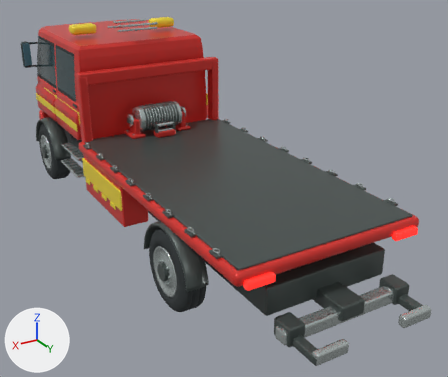
Renders of the Blender file source_blender/Bargare.blend from each side of a commit.
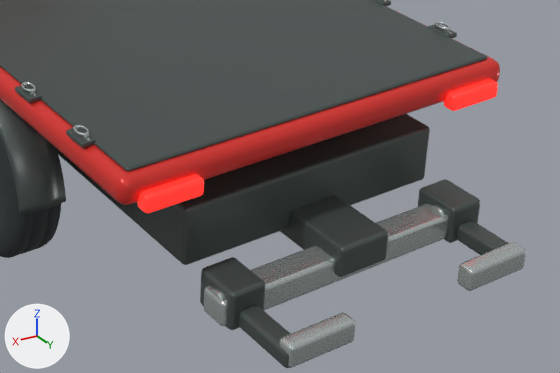
Each version is shown whole from a camera (50 mm lens) standing at (3.95, 8.17, 4.3) and looking at (-0.33, 1.04, 0.73), then close up on the part from 39% to 100% of the width and 50% to 98% of the height. Lighting does not change. The marker at lower left points along +X, +Y and +Z. The older version's two pictures come first.

Objects in the first close-up: 'All terrain tire.003', 'Chassis', 'Cradle pivot bracket', 'Cradle pivot bracket.001', 'Deck grip', 'Flatbed', 'Tail lamp', 'Tail lamp.001', 'Tyre retaining toe', 'Tyre retaining toe.001', 'Wheel arch moulding.003', 'Wheel cradle arm.001', 'Wheel lift', 'Wheel lift crossbar' and 10 more.
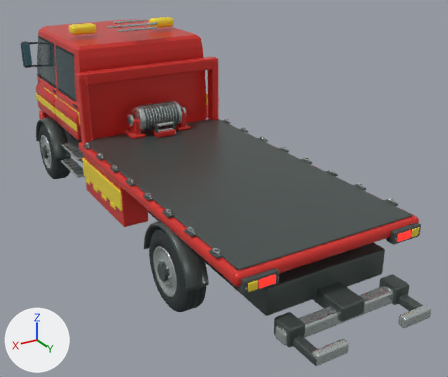
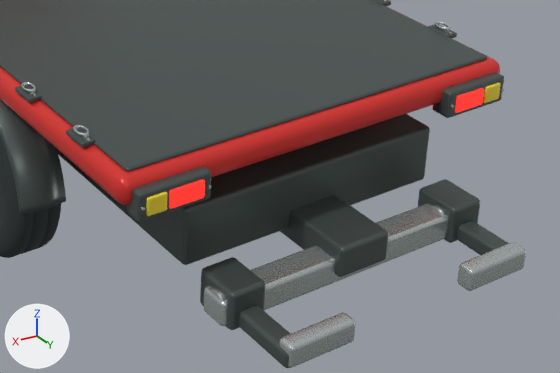
What differs and where, as boxes (x1, y1, x2, y2) in the close-ups (560 x 373 px):
'Rear lamp housing.001', added: after (128, 166, 211, 222)
'Tail lamp.001', reshaped, moved (46% narrower, 22% shorter): before (137, 174, 204, 213); after (169, 179, 205, 209)
'Rear lamp housing', added: after (435, 72, 504, 118)
'Tail lamp', reshaped, moved (45% narrower, 21% shorter): before (444, 79, 498, 111); after (455, 88, 484, 113)
'Rear indicator lens.001', added: after (146, 192, 168, 216)
'Rear indicator lens', added: after (483, 83, 501, 103)
'Rear lamp carrier', added (mostly hidden): after (433, 104, 435, 111)

The change, as a diff of the scene's bpy script:
```diff
--- a/source_blender/Bargare.blend.py
+++ b/source_blender/Bargare.blend.py
@@ me_kub_227 @@
 # used by ob_tail_lamp; parent = ob_sjöstad_roadside_recovery; location = (-0.98, 3.89, 1.09)
-me_kub_227.from_pydata(...)  # 96 vertices, 98 faces; spans x -0.17..0.17, y -0.045..0.045, z -0.05..0.05
+me_kub_227.from_pydata(...)  # 96 vertices, 98 faces; spans x -0.1..0.1, y -0.015..0.015, z -0.05..0.05
+# me_kub_227 part 1: 96 of 96 vertices moved; they spanned x -0.17..0.17, y -0.045..0.045, z -0.05..0.05 and now span x -0.1..0.1, y -0.015..0.015, z -0.05..0.05; mean shift (0.0, 0.0, 0.0)
 me_kub_227.materials.append(mat_emergency_red_lens)
@@ me_kub_241 @@
 # used by ob_tail_lamp_001; parent = ob_sjöstad_roadside_recovery; location = (0.98, 3.89, 1.09)
-me_kub_241.from_pydata(...)  # 96 vertices, 98 faces; spans x -0.17..0.17, y -0.045..0.045, z -0.05..0.05
+me_kub_241.from_pydata(...)  # 96 vertices, 98 faces; spans x -0.1..0.1, y -0.015..0.015, z -0.05..0.05
+# me_kub_241 part 2: 96 of 96 vertices moved; they spanned x -0.17..0.17, y -0.045..0.045, z -0.05..0.05 and now span x -0.1..0.1, y -0.015..0.015, z -0.05..0.05; mean shift (0.0, 0.0, 0.0)
 me_kub_241.materials.append(mat_emergency_red_lens)
@@ ob_tail_lamp @@
 ob_tail_lamp.parent = ob_sjöstad_roadside_recovery
-ob_tail_lamp.location = (-0.98, 3.89, 1.09)
+ob_tail_lamp.location = (-0.921, 3.931, 1.09)
@@ ob_tail_lamp_001 @@
 ob_tail_lamp_001.parent = ob_sjöstad_roadside_recovery
-ob_tail_lamp_001.location = (0.98, 3.89, 1.09)
+ob_tail_lamp_001.location = (0.921, 3.931, 1.09)
@@ ob_rear_indicator_lens_001 @@
+ob_rear_indicator_lens_001 = bpy.data.objects.new('Rear indicator lens.001', me_kub_085)  # 96 vertices, 98 faces; spans x -0.056..0.056, y -0.015..0.015, z -0.05..0.05; in mat_high_visibility_yellow_001 (yellow #f5db35)
+ob_rear_indicator_lens_001.parent = ob_sjöstad_roadside_recovery
+ob_rear_indicator_lens_001.location = (1.09, 3.931, 1.09)
@@ ob_rear_lamp_housing_001 @@
+ob_rear_lamp_housing_001 = bpy.data.objects.new('Rear lamp housing.001', me_kub_082)  # 96 vertices, 98 faces; spans x -0.208..0.208, y -0.054..0.054, z -0.078..0.078; in mat_graphite_trim_003 (dark grey #4d5755)
+ob_rear_lamp_housing_001.parent = ob_sjöstad_roadside_recovery
+ob_rear_lamp_housing_001.location = (0.98, 3.88, 1.09)
@@ ob_rear_indicator_lens @@
+ob_rear_indicator_lens = bpy.data.objects.new('Rear indicator lens', me_kub_085.copy())
+ob_rear_indicator_lens.parent = ob_sjöstad_roadside_recovery
+ob_rear_indicator_lens.location = (-1.09, 3.931, 1.09)
@@ ob_rear_lamp_carrier @@
+ob_rear_lamp_carrier = bpy.data.objects.new('Rear lamp carrier', me_kub_079)  # 96 vertices, 98 faces; spans x -0.188..0.188, y -0.03..0.03, z -0.088..0.088; in mat_rescue_red_enamel_002 (red #dd352f)
+ob_rear_lamp_carrier.parent = ob_sjöstad_roadside_recovery
+ob_rear_lamp_carrier.location = (-0.98, 3.825, 1.09)
@@ ob_rear_lamp_housing @@
+ob_rear_lamp_housing = bpy.data.objects.new('Rear lamp housing', me_kub_078)  # 96 vertices, 98 faces; spans x -0.208..0.208, y -0.054..0.054, z -0.078..0.078; in mat_graphite_trim_003 (dark grey #4d5755)
+ob_rear_lamp_housing.parent = ob_sjöstad_roadside_recovery
+ob_rear_lamp_housing.location = (-0.98, 3.88, 1.09)
```
